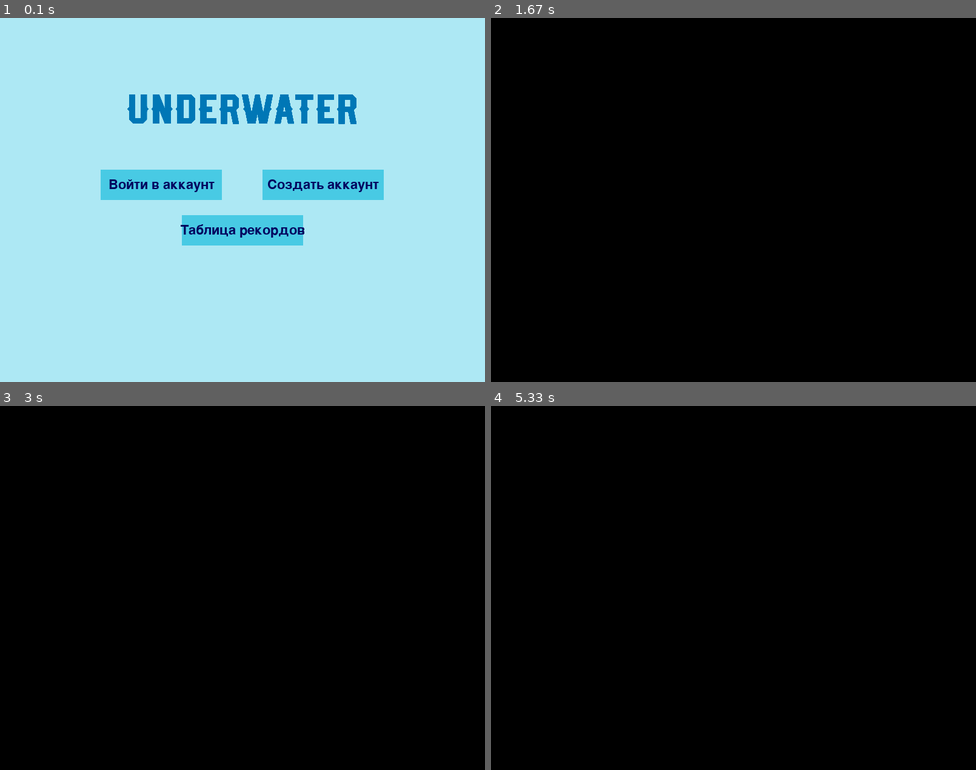
Above: before the commit, frames 1-4 (two rows, left to right).
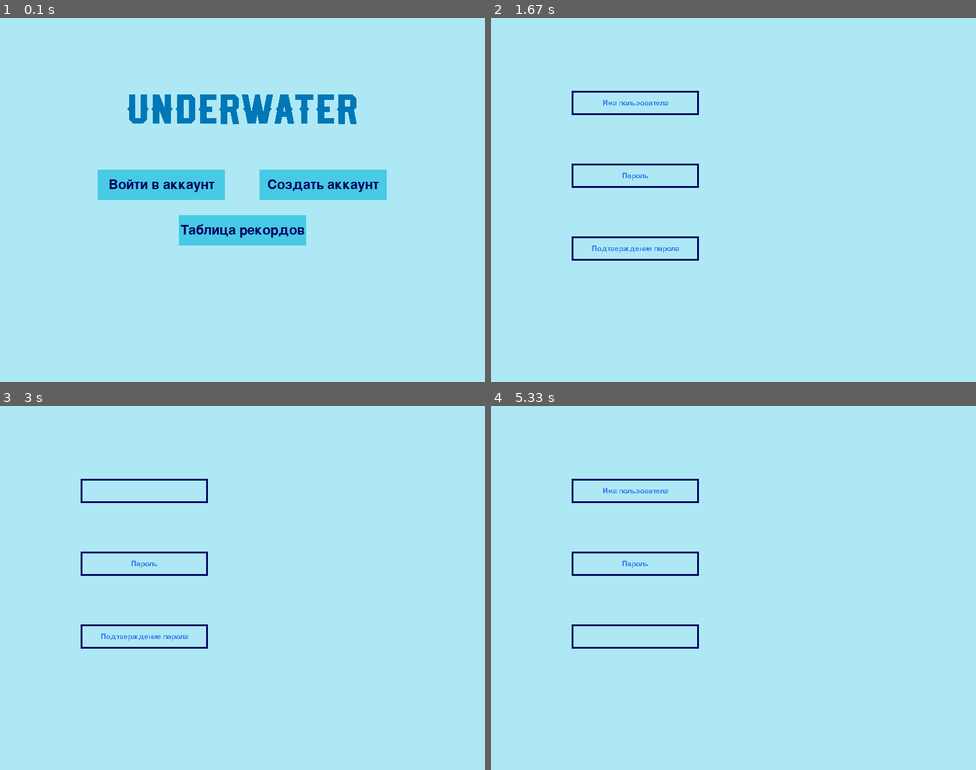
Above: after the commit, the same moments.

Repository: RaZe31-cs/pygameYandex
Game: pygame game, started from start_window.py
Same seed, same stepped clock (60 frames per second), same inputs: the game is played once before the commit and once after it.
Inputs (mouse positions are in pixels of both pictures, inside the frame that each line leads up to):
- Up to frame 1 (0.1 s): no input
- Up to frame 2 (1.67 s): click "Создать аккаунт" at 0.38 s; click (636, 174) at 0.72 s, where only the run after the commit has a clickable "Пароль"; click (583, 145) at 1.05 s; tap Enter at 1.33 s
- Up to frame 3 (3 s): click (145, 489) at 2.72 s, where only the run after the commit has a clickable "Имя пользователя"
- Up to frame 4 (5.33 s): click (665, 511) at 3.05 s; click (636, 635) at 3.88 s, where only the run after the commit has a clickable "Подтверждение пароля"; click (835, 522) at 4.22 s; click (597, 628) at 5.05 s

The runs differ from the first frame. In frame 1, 0.3% of the frame differs, in the area x 20-80%, y 41-63%; in frame 2, 100%, in the area x 0-100%, y 0-100%; in frame 3, 100%; in frame 4, 100%.

Commit message:
Добавлено окно регистрации, но пока что ввод плохо работает

Diff:
--- a/start_window.py
+++ b/start_window.py
@@ -1,5 +1,60 @@
 import os.path
 import pygame
+
+
+class InputLine:
+    def __init__(self, x: int, y: int, width: int, height: int, text_bg: str):
+        self.rect = pygame.rect.Rect(x, y, width, height)
+
+        self.font = pygame.font.Font(None, height // 6 * 3)
+        self.text = text_bg
+        self.user_input = ''
+
+        self.enter = False
+
+    def draw(self, screen: pygame.surface.Surface):
+        pygame.draw.rect(screen, '#03045e', self.rect, width=3)
+        if not self.enter:
+            self.inp_text = self.font.render(self.text, False, '#3c81f0')
+        else:
+            self.inp_text = self.font.render(self.user_input, False, '#03045e')
+        self.text_rect = self.inp_text.get_rect(center=self.rect.center)
+
+        """
+        Ниже стирается старый текст путем наложение такого же текста, цветом заднего фона
+        ДОДЕЛАТЬ
+        !
+        !
+        !
+        !
+        !
+        """
+        text1 = self.font.render(self.text, False, '#ade8f4')
+        text2 = self.font.render(self.user_input, False, '#ade8f4')
+        text1_rect = text1.get_rect(center=self.rect.center)
+        text2_rect = text2.get_rect(center=self.rect.center)
+        screen.blit(text1, text1_rect)
+        screen.blit(text2, text2_rect)
+        """
+        !
+        !
+        !
+        !
+        ДОДЕЛАТЬ
+        """
+
+        screen.blit(self.inp_text, self.text_rect)
+
+    def is_clicked(self):
+        mouse = pygame.mouse.get_pos()
+        if self.rect.x <= mouse[0] <= self.rect.x + self.rect.w and self.rect.y <= mouse[
+            1] <= self.rect.y + self.rect.h:
+            return True
+        return False
+
+    def input(self, event):
+        if self.enter:
+            self.user_input += chr(event.key)
 
 
 class Button:
@@ -28,8 +83,9 @@
         mouse = pygame.mouse.get_pos()
         if self.rect.x <= mouse[0] <= self.rect.x + self.rect.w and self.rect.y <= mouse[
             1] <= self.rect.y + self.rect.h:
-                return True
+            return True
         return False
+
 
 class BaseWindow:
     def __init__(self):
@@ -50,7 +106,7 @@
         self.screen.fill('#ade8f4')
         pygame.display.set_caption('Главный экран')
 
-        btn_width, btn_height = 200, 50
+        btn_width, btn_height = 210, 50
         btn_login_x, btn_login_y = self.size[0] / 3 - btn_width / 2, self.size[1] / 3 + btn_height
         btn_reg_x, btn_reg_y = self.size[0] - self.size[0] / 3 - btn_width / 2, self.size[1] / 3 + btn_height
         btn_records_x, btn_records_y = self.size[0] / 2 - btn_width / 2, self.size[1] / 2 + btn_height / 2
@@ -96,8 +152,24 @@
         super().__init__()
         pygame.display.set_caption('Регистрация')
 
-    def draw(self):
-        pass
+        self.screen.fill('#ade8f4')
+
+        inp_width, inp_height = 210, 40
+
+        inp_user_name_x, inp_user_name_y = self.size[0] / 6, self.size[1] / 10 * 2
+        inp_password_x, inp_password_y = self.size[0] / 6, self.size[1] / 10 * 4
+        inp_proof_password_x, inp_proof_password_y = self.size[0] / 6, self.size[1] / 10 * 6
+
+        self.user_name = InputLine(inp_user_name_x, inp_user_name_y, inp_width, inp_height, 'Имя пользователя')
+        self.password = InputLine(inp_password_x, inp_password_y, inp_width, inp_height, 'Пароль')
+        self.proof_password = InputLine(inp_proof_password_x, inp_proof_password_y, inp_width, inp_height,
+                                        'Подтверждение пароля')
+
+        self.inp_group = (self.user_name, self.password, self.proof_password)
+
+    def draw(self):
+        for i in self.inp_group:
+            i.draw(self.screen)
 
 
 class RecordsWindow(BaseWindow):
@@ -126,6 +198,22 @@
                         current_window = RegistrationWindow()
                     elif current_window.btn_records.is_clicked():
                         current_window = RecordsWindow()
+                elif isinstance(current_window, RegistrationWindow):
+                    for input_line in current_window.inp_group:
+                        if input_line.is_clicked():
+                            input_line.enter = True
+                            print('нажата')
+                            break
+                    else:
+                        for input_line in current_window.inp_group:
+                            input_line.enter = False
+                            print('все сброшены')
+            elif event.type == pygame.KEYDOWN:
+                if isinstance(current_window, RegistrationWindow):
+                    for input_line in current_window.inp_group:
+                        if input_line.enter == True:
+                            input_line.input(event)
+
         current_window.draw()
         pygame.display.flip()
     pygame.quit()
